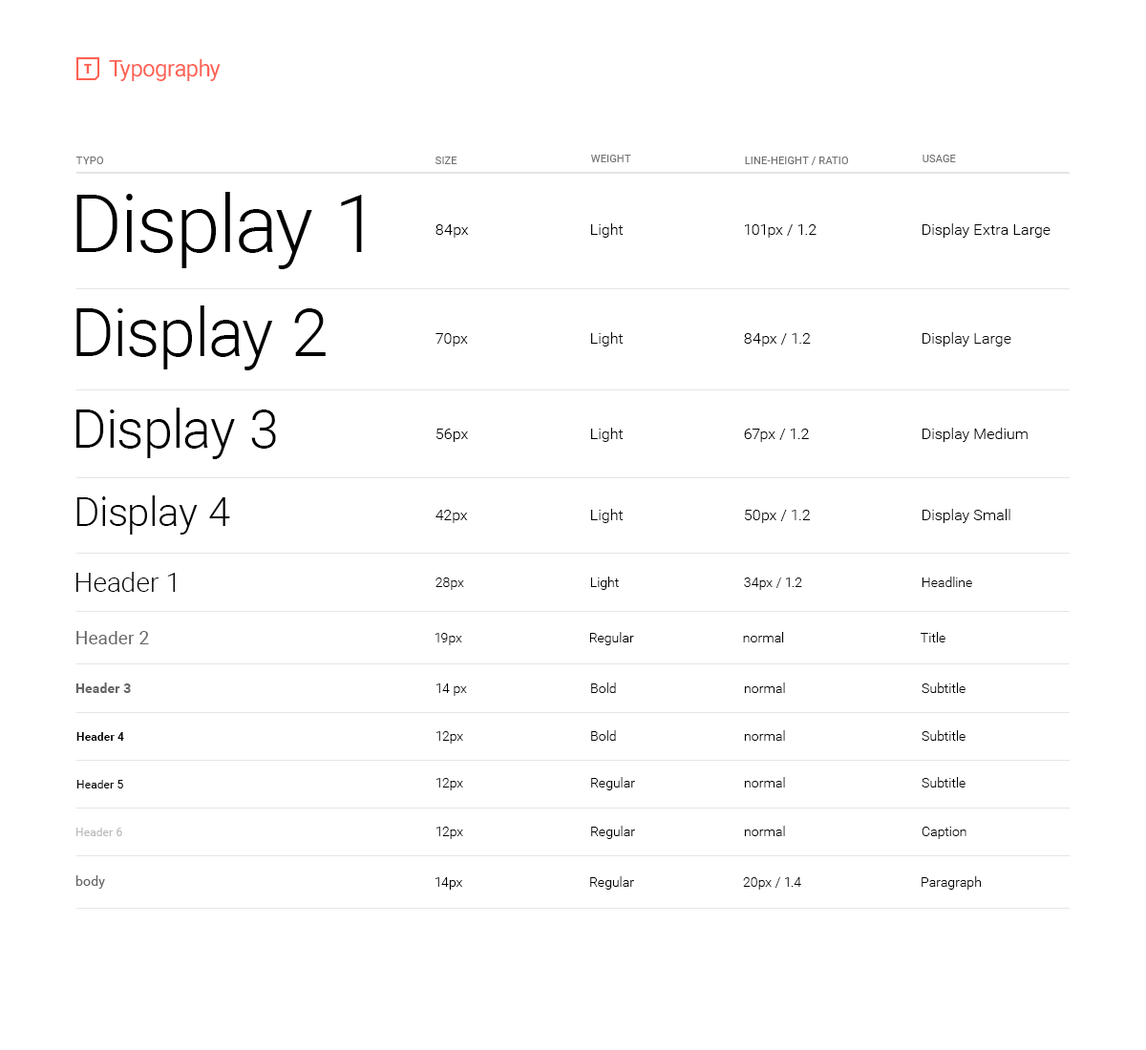
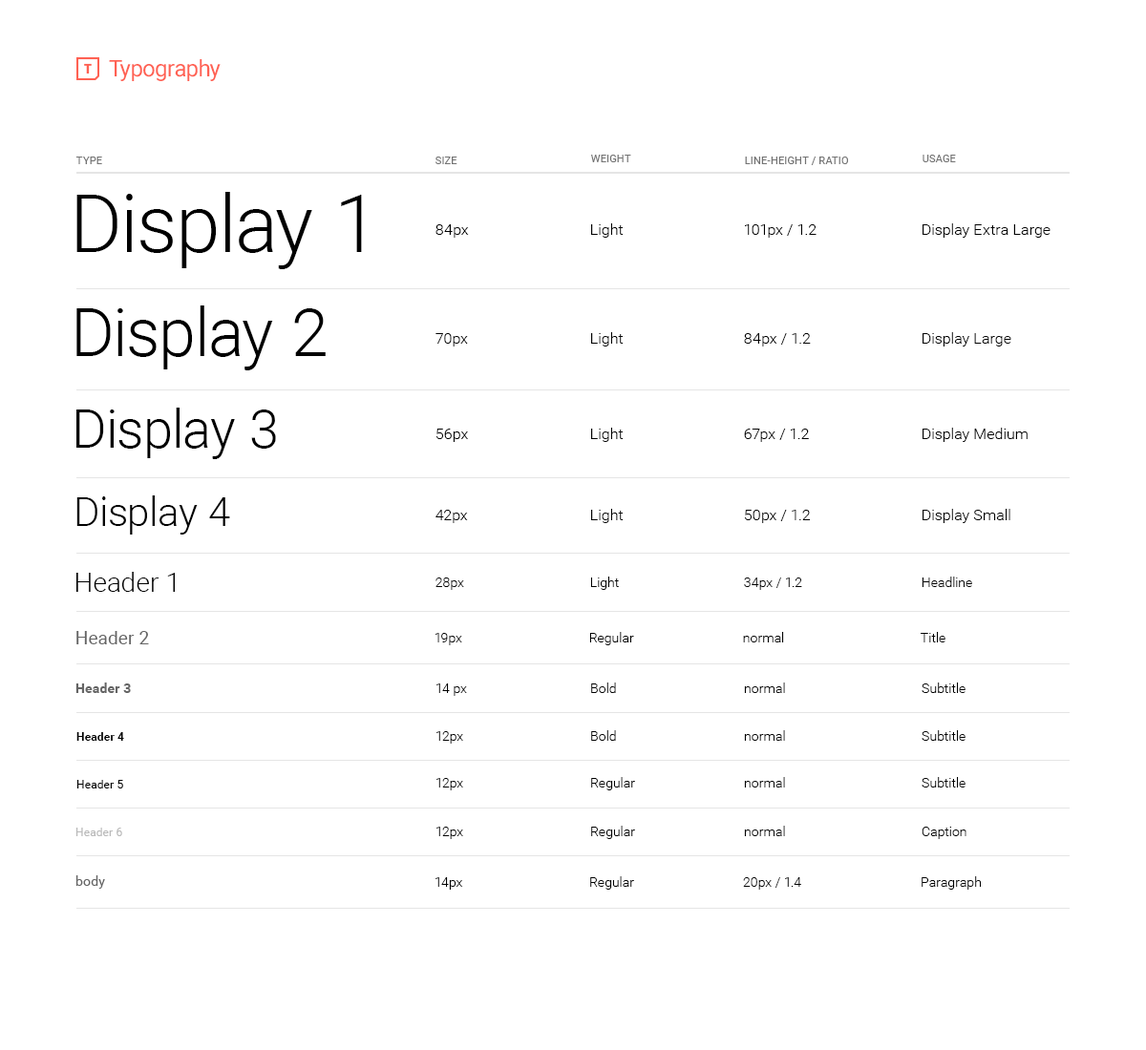
Before/after of a 1146 × 1050 layered artwork. What changed in the layer stack:
renamed "typo" to "typE", painted on it over 96, 156, 104, 165
